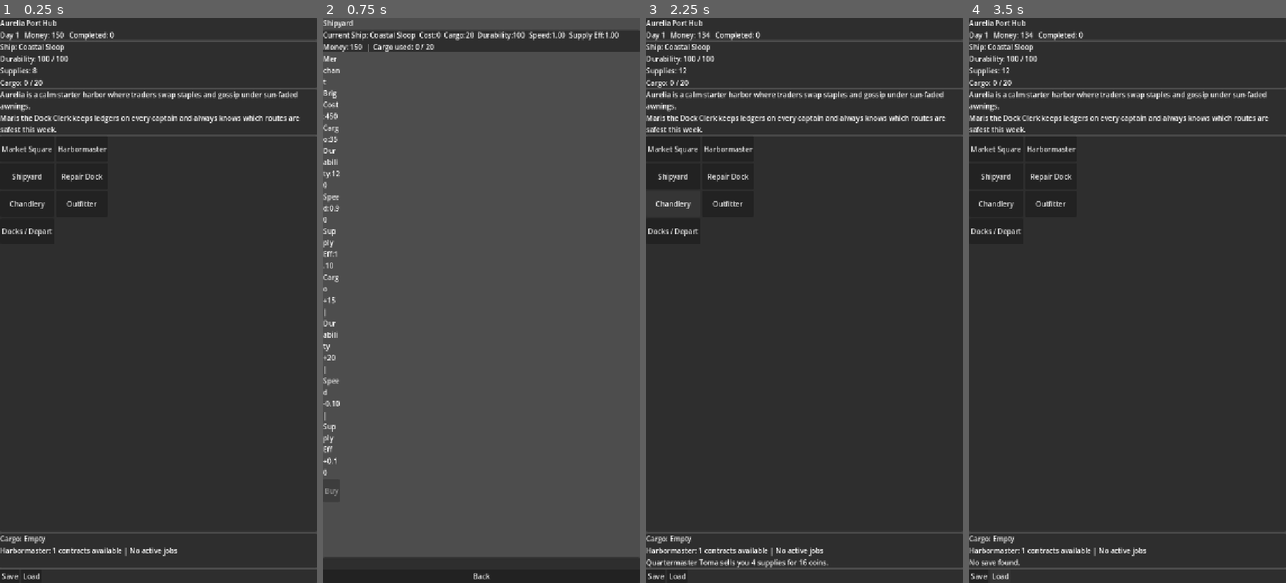
Above: before the commit, frames 1-4 (left to right).
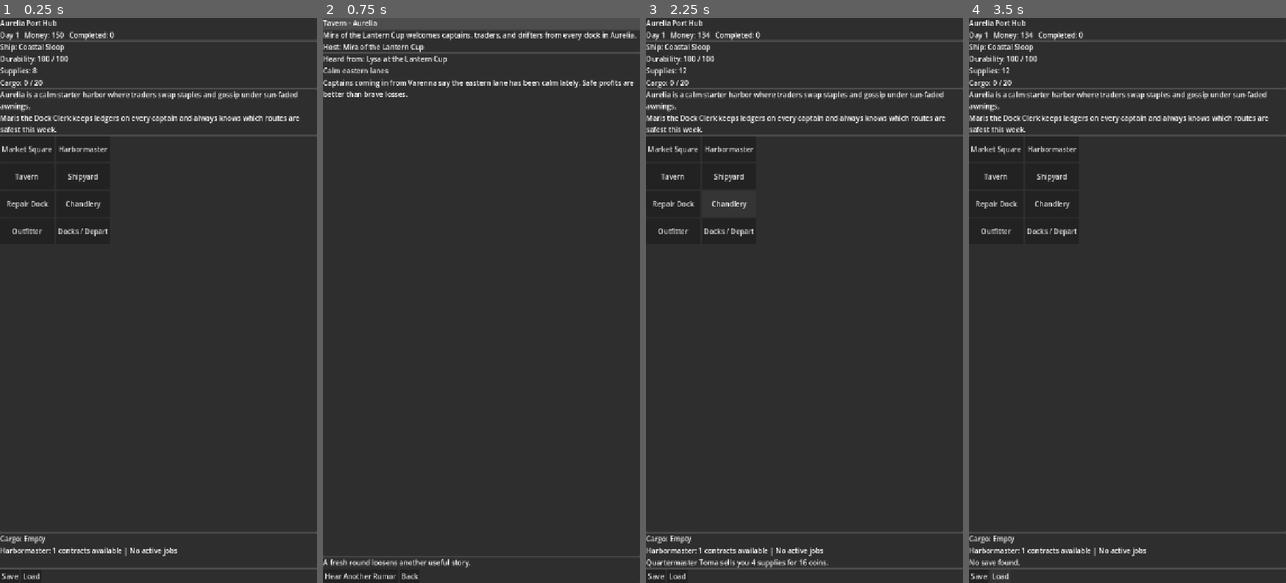
Above: after the commit, the same moments.

Repository: nwrowe/project-northwind
Game: Godot game, scene res://scenes/Main.tscn
Same seed, same stepped clock (60 frames per second), same inputs: the game is played once before the commit and once after it.
Inputs (mouse positions are in pixels of both pictures, inside the frame that each line leads up to):
- Up to frame 1 (0.25 s): no input
- Up to frame 2 (0.75 s): click (351, 176) at 0.5 s, where only the run after the commit has a clickable "Tavern"
- Up to frame 3 (2.25 s): click "Back" at 1.25 s; click "Chandlery" at 2 s
- Up to frame 4 (3.5 s): click "Load" at 2.75 s

The runs differ from the first frame. In frame 1, 0.6% of the frame differs, in the area x 0-34%, y 22-39%; in frame 2, 90%, in the area x 0-100%, y 0-100%; in frame 3, 0.6%; in frame 4, 0.6%.

Commit message:
Add tavern screen with NPC rumors

Diff:
--- a/autoload/GameData.gd
+++ b/autoload/GameData.gd
@@ -7,6 +7,7 @@
 var events_list: Array = []
 var upgrades_list: Array = []
 var contracts_list: Array = []
+var rumors_list: Array = []
 
 var goods_by_id: Dictionary = {}
 var ports_by_id: Dictionary = {}
@@ -22,6 +23,7 @@
 const EVENTS_PATH := "res://data/events.json"
 const UPGRADES_PATH := "res://data/upgrades.json"
 const CONTRACTS_PATH := "res://data/contracts.json"
+const RUMORS_PATH := "res://data/rumors.json"
 
 func load_all_data() -> void:
 	goods_list = JsonLoader.load_json(GOODS_PATH)
@@ -31,6 +33,7 @@
 	events_list = JsonLoader.load_json(EVENTS_PATH)
 	upgrades_list = JsonLoader.load_json(UPGRADES_PATH)
 	contracts_list = JsonLoader.load_json(CONTRACTS_PATH)
+	rumors_list = JsonLoader.load_json(RUMORS_PATH)
 
 	goods_by_id = _index_by_id(goods_list)
 	ports_by_id = _index_by_id(ports_list)
@@ -89,3 +92,10 @@
 		if contract.get("source_port", "") == port_id:
 			results.append(contract)
 	return results
+
+func get_rumors_for_port(port_id: String) -> Array:
+	var results: Array = []
+	for rumor in rumors_list:
+		if str(rumor.get("port_id", "")) == port_id:
+			results.append(rumor)
+	return results
--- a/autoload/ScreenRouter.gd
+++ b/autoload/ScreenRouter.gd
@@ -10,6 +10,7 @@
 const CONTRACT_SCREEN := preload("res://scenes/contracts/ContractScreen.tscn")
 const REPAIR_SCREEN := preload("res://scenes/repair/RepairScreen.tscn")
 const SHIPYARD_SCREEN := preload("res://scenes/shipyard/ShipyardScreen.tscn")
+const TAVERN_SCREEN := preload("res://scenes/tavern/TavernScreen.tscn")
 
 func set_root(node: Node) -> void:
 	screen_root = node
@@ -47,6 +48,9 @@
 func show_shipyard_screen() -> void:
 	_show_scene(SHIPYARD_SCREEN)
 
+func show_tavern_screen() -> void:
+	_show_scene(TAVERN_SCREEN)
+
 func show_event_popup(payload: Dictionary) -> void:
 	var popup := _show_scene(EVENT_POPUP)
 	if popup.has_method("set_payload"):
--- /dev/null
+++ b/data/rumors.json
@@ -0,0 +1,72 @@
+[
+  {
+    "id": "aurelia_rumor_1",
+    "port_id": "aurelia",
+    "speaker": "Lysa at the Lantern Cup",
+    "title": "Calm eastern lanes",
+    "text": "Captains coming in from Varenna say the eastern lane has been calm lately. Safe profits are better than brave losses."
+  },
+  {
+    "id": "aurelia_rumor_2",
+    "port_id": "aurelia",
+    "speaker": "Old Ferrin",
+    "title": "Cheap grain moves fast",
+    "text": "Grain leaves here cheap, but don't sit on it too long. Every small harbor master thinks staple cargo is his best idea."
+  },
+  {
+    "id": "varenna_rumor_1",
+    "port_id": "varenna",
+    "speaker": "Ida the Factor",
+    "title": "Cloth buyers inland",
+    "text": "There is always another buyer for good cloth. If your hold is empty in Varenna, you are probably making a mistake."
+  },
+  {
+    "id": "varenna_rumor_2",
+    "port_id": "varenna",
+    "speaker": "Sailor Bren",
+    "title": "Watch the deadlines",
+    "text": "The contracts here look easy until you lose a day in rough water. Quick routes matter more than greedy routes."
+  },
+  {
+    "id": "cyr_port_rumor_1",
+    "port_id": "cyr_port",
+    "speaker": "Captain Sorell",
+    "title": "Spice pays, but bites",
+    "text": "Spice can make a captain rich by dusk and broke by dawn. The buyers are generous and the waters are not."
+  },
+  {
+    "id": "cyr_port_rumor_2",
+    "port_id": "cyr_port",
+    "speaker": "Dockhand Pell",
+    "title": "Heavy weather north",
+    "text": "Northbound ships have been coming in scraped raw. Fine cargo is no comfort when the hull starts singing in a storm."
+  },
+  {
+    "id": "marsa_quay_rumor_1",
+    "port_id": "marsa_quay",
+    "speaker": "Quartermaster Toma",
+    "title": "Oil is steady money",
+    "text": "Oil won't make you legendary, but steady captains retire better than famous ones."
+  },
+  {
+    "id": "marsa_quay_rumor_2",
+    "port_id": "marsa_quay",
+    "speaker": "Harbor cook Sena",
+    "title": "Stock up before risk",
+    "text": "No captain boasts about buying spare stores, but the hungry ones stop boasting entirely."
+  },
+  {
+    "id": "thalos_rumor_1",
+    "port_id": "thalos",
+    "speaker": "Archivist Nera",
+    "title": "Luxury buyers are patient until they are not",
+    "text": "The rich in Thalos pay well for rare cargo, but miss a contract and they remember your name for the wrong reason."
+  },
+  {
+    "id": "thalos_rumor_2",
+    "port_id": "thalos",
+    "speaker": "House Agent Meret",
+    "title": "Big holds, bigger mistakes",
+    "text": "A larger ship forgives many things, but it also tempts captains into routes they have not earned yet."
+  }
+]
--- a/scenes/port/PortScreen.tscn
+++ b/scenes/port/PortScreen.tscn
@@ -89,6 +89,11 @@
 custom_minimum_size = Vector2(0, 58)
 text = "Harbormaster"
 
+[node name="TavernButton" type="Button" parent="VBoxContainer/ServicePanel/GridContainer"]
+layout_mode = 2
+custom_minimum_size = Vector2(0, 58)
+text = "Tavern"
+
 [node name="ShipyardButton" type="Button" parent="VBoxContainer/ServicePanel/GridContainer"]
 layout_mode = 2
 custom_minimum_size = Vector2(0, 58)
--- /dev/null
+++ b/scenes/tavern/TavernScreen.tscn
@@ -0,0 +1,84 @@
+[gd_scene load_steps=2 format=3]
+
+[ext_resource type="Script" path="res://scripts/ui/TavernScreen.gd" id="1"]
+
+[node name="TavernScreen" type="Control"]
+layout_mode = 3
+anchors_preset = 15
+anchor_right = 1.0
+anchor_bottom = 1.0
+grow_horizontal = 2
+grow_vertical = 2
+script = ExtResource("1")
+
+[node name="VBoxContainer" type="VBoxContainer" parent="."]
+layout_mode = 1
+anchors_preset = 15
+anchor_right = 1.0
+anchor_bottom = 1.0
+grow_horizontal = 2
+grow_vertical = 2
+
+[node name="HeaderLabel" type="Label" parent="VBoxContainer"]
+layout_mode = 2
+text = "Tavern"
+
+[node name="IntroPanel" type="PanelContainer" parent="VBoxContainer"]
+layout_mode = 2
+
+[node name="VBoxContainer" type="VBoxContainer" parent="VBoxContainer/IntroPanel"]
+layout_mode = 2
+
+[node name="IntroLabel" type="Label" parent="VBoxContainer/IntroPanel/VBoxContainer"]
+layout_mode = 2
+text = ""
+autowrap_mode = 3
+
+[node name="KeeperLabel" type="Label" parent="VBoxContainer/IntroPanel/VBoxContainer"]
+layout_mode = 2
+text = ""
+autowrap_mode = 3
+
+[node name="RumorPanel" type="PanelContainer" parent="VBoxContainer"]
+layout_mode = 2
+size_flags_vertical = 3
+
+[node name="VBoxContainer" type="VBoxContainer" parent="VBoxContainer/RumorPanel"]
+layout_mode = 2
+
+[node name="SpeakerLabel" type="Label" parent="VBoxContainer/RumorPanel/VBoxContainer"]
+layout_mode = 2
+text = ""
+autowrap_mode = 3
+
+[node name="RumorTitleLabel" type="Label" parent="VBoxContainer/RumorPanel/VBoxContainer"]
+layout_mode = 2
+text = ""
+autowrap_mode = 3
+
+[node name="RumorTextLabel" type="Label" parent="VBoxContainer/RumorPanel/VBoxContainer"]
+layout_mode = 2
+text = ""
+autowrap_mode = 3
+
+[node name="FooterPanel" type="PanelContainer" parent="VBoxContainer"]
+layout_mode = 2
+
+[node name="VBoxContainer" type="VBoxContainer" parent="VBoxContainer/FooterPanel"]
+layout_mode = 2
+
+[node name="InfoLabel" type="Label" parent="VBoxContainer/FooterPanel/VBoxContainer"]
+layout_mode = 2
+text = ""
+autowrap_mode = 3
+
+[node name="HBoxContainer" type="HBoxContainer" parent="VBoxContainer/FooterPanel/VBoxContainer"]
+layout_mode = 2
+
+[node name="NewRumorButton" type="Button" parent="VBoxContainer/FooterPanel/VBoxContainer/HBoxContainer"]
+layout_mode = 2
+text = "Hear Another Rumor"
+
+[node name="BackButton" type="Button" parent="VBoxContainer/FooterPanel/VBoxContainer/HBoxContainer"]
+layout_mode = 2
+text = "Back"
--- /dev/null
+++ b/scripts/systems/TavernSystem.gd
@@ -0,0 +1,45 @@
+class_name TavernSystem
+extends RefCounted
+
+func get_rumors_for_current_port() -> Array:
+	return GameData.get_rumors_for_port(GameState.current_port_id)
+
+func get_tavernkeeper_name() -> String:
+	var port_id: String = GameState.current_port_id
+	match port_id:
+		"aurelia":
+			return "Mira of the Lantern Cup"
+		"varenna":
+			return "Basso the Ledger Host"
+		"cyr_port":
+			return "Captain Sorell"
+		"marsa_quay":
+			return "Sena of the Salt Table"
+		"thalos":
+			return "Nera's Quiet Glass"
+		_:
+			return "The Tavern Keeper"
+
+func get_tavern_intro() -> String:
+	var port: Dictionary = GameData.get_port(GameState.current_port_id)
+	return "%s welcomes captains, traders, and drifters from every dock in %s." % [get_tavernkeeper_name(), port.get("name", "this port")]
+
+func get_random_rumor(exclude_id: String = "") -> Dictionary:
+	var rumors: Array = get_rumors_for_current_port()
+	if rumors.is_empty():
+		return {
+			"id": "fallback",
+			"speaker": get_tavernkeeper_name(),
+			"title": "Nothing new tonight",
+			"text": "The room is loud, but no useful rumor rises above the cups and dice tonight.",
+		}
+
+	var filtered: Array = []
+	for rumor in rumors:
+		if str(rumor.get("id", "")) != exclude_id:
+			filtered.append(rumor)
+	if filtered.is_empty():
+		filtered = rumors
+
+	var index: int = randi() % filtered.size()
+	return filtered[index]
--- a/scripts/ui/PortScreen.gd
+++ b/scripts/ui/PortScreen.gd
@@ -40,6 +40,7 @@
 func _ready() -> void:
 	$VBoxContainer/ServicePanel/GridContainer/MarketButton.pressed.connect(_on_market_pressed)
 	$VBoxContainer/ServicePanel/GridContainer/ContractsButton.pressed.connect(_on_contracts_pressed)
+	$VBoxContainer/ServicePanel/GridContainer/TavernButton.pressed.connect(_on_tavern_pressed)
 	$VBoxContainer/ServicePanel/GridContainer/ShipyardButton.pressed.connect(_on_shipyard_pressed)
 	$VBoxContainer/ServicePanel/GridContainer/RepairButton.pressed.connect(_on_repair_pressed)
 	$VBoxContainer/ServicePanel/GridContainer/ResupplyButton.pressed.connect(_on_resupply_pressed)
@@ -105,6 +106,9 @@
 func _on_contracts_pressed() -> void:
 	ScreenRouter.show_contract_screen()
 
+func _on_tavern_pressed() -> void:
+	ScreenRouter.show_tavern_screen()
+
 func _on_shipyard_pressed() -> void:
 	ScreenRouter.show_shipyard_screen()
 
--- /dev/null
+++ b/scripts/ui/TavernScreen.gd
@@ -0,0 +1,38 @@
+extends Control
+
+var tavern_system := TavernSystem.new()
+var current_rumor_id: String = ""
+
+@onready var header_label = $VBoxContainer/HeaderLabel
+@onready var intro_label = $VBoxContainer/IntroPanel/VBoxContainer/IntroLabel
+@onready var keeper_label = $VBoxContainer/IntroPanel/VBoxContainer/KeeperLabel
+@onready var speaker_label = $VBoxContainer/RumorPanel/VBoxContainer/SpeakerLabel
+@onready var rumor_title_label = $VBoxContainer/RumorPanel/VBoxContainer/RumorTitleLabel
+@onready var rumor_text_label = $VBoxContainer/RumorPanel/VBoxContainer/RumorTextLabel
+@onready var info_label = $VBoxContainer/FooterPanel/VBoxContainer/InfoLabel
+
+func _ready() -> void:
+	$VBoxContainer/FooterPanel/VBoxContainer/HBoxContainer/NewRumorButton.pressed.connect(_on_new_rumor_pressed)
+	$VBoxContainer/FooterPanel/VBoxContainer/HBoxContainer/BackButton.pressed.connect(_on_back_pressed)
+	refresh_ui()
+	_show_new_rumor()
+
+func refresh_ui() -> void:
+	var port: Dictionary = GameData.get_port(GameState.current_port_id)
+	header_label.text = "Tavern - %s" % port.get("name", "Port")
+	intro_label.text = tavern_system.get_tavern_intro()
+	keeper_label.text = "Host: %s" % tavern_system.get_tavernkeeper_name()
+
+func _show_new_rumor() -> void:
+	var rumor: Dictionary = tavern_system.get_random_rumor(current_rumor_id)
+	current_rumor_id = str(rumor.get("id", ""))
+	speaker_label.text = "Heard from: %s" % rumor.get("speaker", tavern_system.get_tavernkeeper_name())
+	rumor_title_label.text = str(rumor.get("title", "Rumor"))
+	rumor_text_label.text = str(rumor.get("text", ""))
+	info_label.text = "A fresh round loosens another useful story."
+
+func _on_new_rumor_pressed() -> void:
+	_show_new_rumor()
+
+func _on_back_pressed() -> void:
+	ScreenRouter.show_port_screen()
